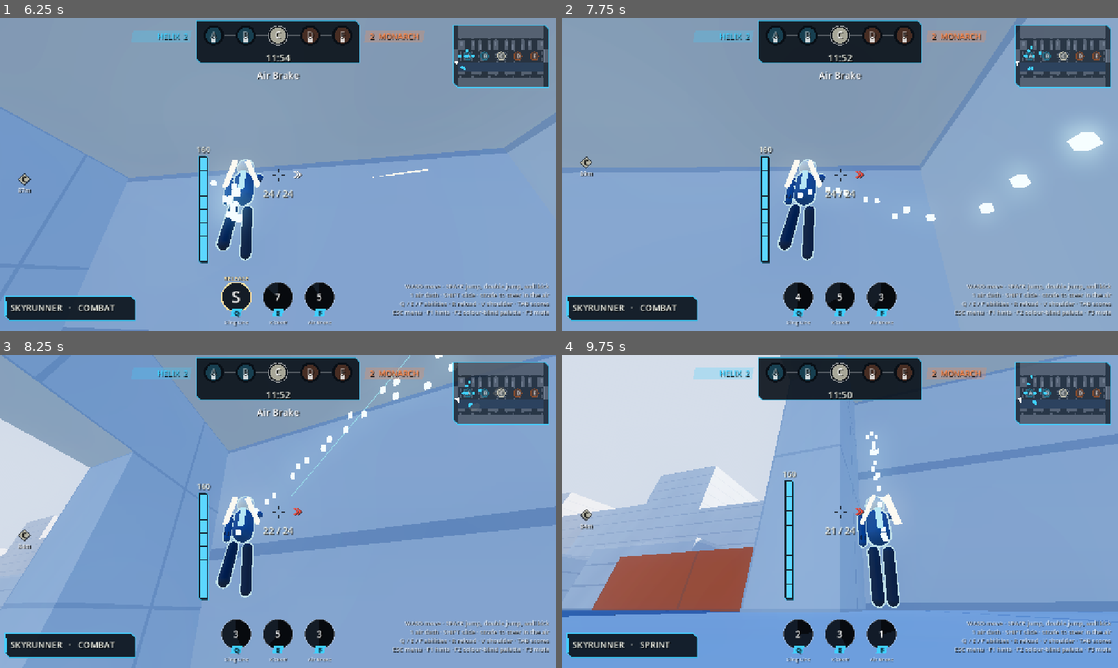
Above: before the commit, frames 1-4 (two rows, left to right).
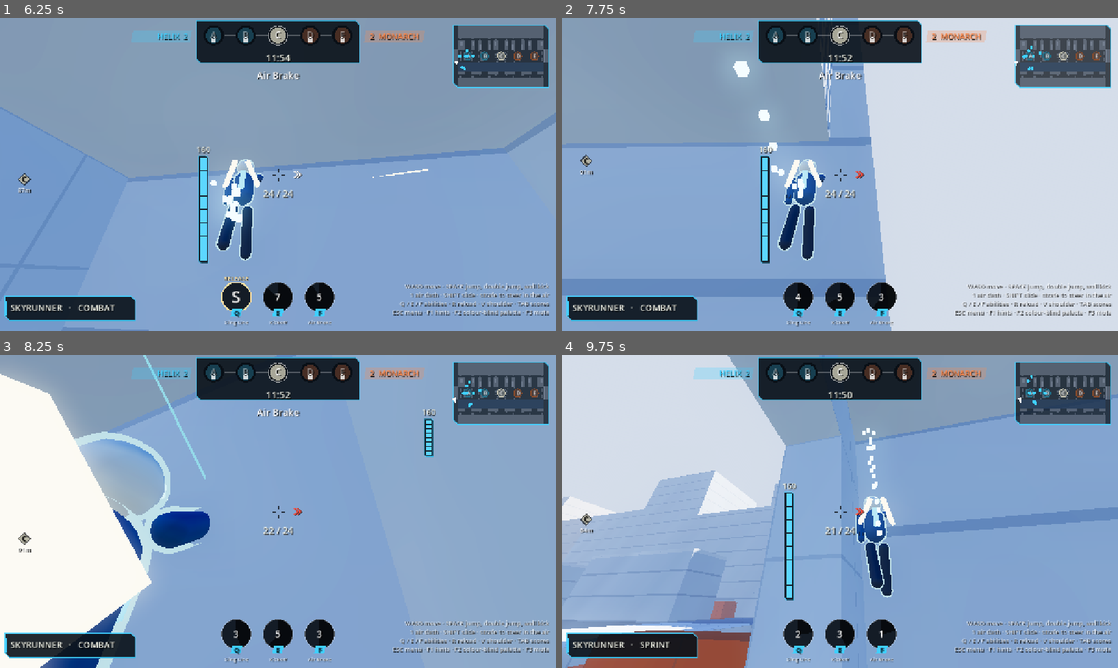
Above: after the commit, the same moments.

Repository: slimefromdq/hostile-takeover
Game: Godot game, scene res://scenes/main.tscn
Two runs of this game, one before a commit and one after it. Both use one fixed random seed, a clock stepped at 60 frames per second and the inputs below.
Inputs (mouse positions are in pixels of both pictures, inside the frame that each line leads up to):
- Up to frame 1 (6.25 s): click "Play offline · 10v10 bots" at 0.5 s; tap Enter at 1.25 s; move the mouse to (305, 174) at 1.27 s; hold Right mouse button (alt) 1.28-2.03 s; hold W (forward) from 1.28 s (still down); click (305, 174) at 1.42 s; tap Space (jump) at 1.52, 1.82, 2.27, 2.57, 3.05, 3.6, 3.77, 4.07, 4.52, 4.82, 5.27, 5.57, 6.05 s; tap 1 (dash) at 1.55, 2.1, 4.55 s; move the mouse to (250, 174) at 2.02 s; tap Shift (slide) at 2.3, 5.3 s; move the mouse to (289, 168) at 2.77 s; hold Shift (slide) 2.78-3.53 s; move the mouse to (272, 180) at 3.52 s; click (272, 180) at 3.67 s; right-click (272, 180) at 3.8 s; move the mouse to (316, 177) at 4.27 s; tap Q (ability1) at 4.35 s; tap R (reload) at 4.9 s; move the mouse to (233, 171) at 5.02 s; tap E (ability2) at 5.1 s; move the mouse to (283, 174) at 5.77 s; hold F (ability3) from 5.78 s (still down); click (283, 174) at 5.92 s
- Up to frame 2 (7.75 s): move the mouse to (817, 168) at 6.52 s; release W (forward) at 6.53 s; release F (ability3) at 6.53 s; hold D (right) 6.53-7.28 s; right-click (817, 168) at 6.6 s; tap Space (jump) at 6.77, 7.07, 7.52 s; move the mouse to (867, 174) at 7.27 s; hold W (forward) from 7.28 s (still down); tap 1 (dash) at 7.35 s
- Up to frame 3 (8.25 s): keep holding W (forward); tap Space (jump) at 7.82 s; move the mouse to (250, 511) at 8.02 s; click (250, 511) at 8.1 s
- Up to frame 4 (9.75 s): tap Space (jump) at 8.27, 8.57, 9.05 s; tap Shift (slide) at 8.3 s; move the mouse to (851, 505) at 8.77 s; hold Tab (scoreboard) 8.78-9.53 s; move the mouse to (834, 517) at 9.52 s; release W (forward) at 9.53 s; hold A (left) from 9.53 s (still down); tap V (shoulder) at 9.6 s

Frame 1 is identical in both runs. In frame 2, 48% of the frame differs, in the area x 0-100%, y 0-100%; in frame 3, 30%; in frame 4, 22%.

Commit message:
Add wall run: auto-attach along walls, slow sag, kick exit
Airborne and moving along a wall (within about 45 degrees) with forward
held at 5+ m/s attaches a wall run for 0.9 s (1.4 s under Hot Lap). Speed
is kept (capped 12/14 m/s), gravity drops to 15% and ramps back over the
last 0.3 s. Space exits through the existing wall-kick path at full
strength. Restores neither double jump nor dash; dash, climb, zip and
grapple end it, and a 0.35 s cooldown follows. State is synced in
snapshots. Also fixes change_class not resetting the new slide, coyote and
jump-buffer state (indentation mismatch in an earlier edit). Tests and
README added.

Co-Authored-By: Claude Sonnet 5.5 <noreply@anthropic.com>
Claude-Session: https://claude.ai/code/session_01XHBb9Vx4sMwNDTz59uEdut

Diff:
--- a/scripts/fighter.gd
+++ b/scripts/fighter.gd
@@ -40,6 +40,20 @@
 const COYOTE_TIME := 0.12
 const JUMP_BUFFER := 0.12
 const WALL_KICK_REACH := 1.1
+# Wall run: auto-attaches to a wall you are moving along, holds height with a slow sag, and exits with a wall kick.
+const WALL_RUN_MIN_SPEED := 5.0
+const WALL_RUN_TIME := 0.9
+const WALL_RUN_TIME_HOT_LAP := 1.4
+const WALL_RUN_GRAVITY := 0.15
+const WALL_RUN_SAG_TIME := 0.3
+const WALL_RUN_STICK := 2.0
+const WALL_RUN_REACH := 0.85
+const WALL_RUN_COOLDOWN := 0.35
+const WALL_RUN_SPEED_CAP := 12.0
+const WALL_RUN_SPEED_CAP_HOT_LAP := 14.0
+const WALL_RUN_MAX_RISE := 1.0
+const WALL_RUN_ENTRY_FALL := 3.0
+const WALL_RUN_PROBE_ANGLES := [PI / 2.0, -PI / 2.0, PI / 4.0, -PI / 4.0]
 const MANTLE_SPEED := 8.5
 const MANTLE_HEAD_CLEARANCE := 2.6
 const MANTLE_REACH := 1.2
@@ -87,6 +101,10 @@
 var sliding: bool = false
 var slide_cd: float = 0.0
 var slide_grace: float = 0.0
+var wall_running: bool = false
+var wall_run_time: float = 0.0
+var wall_run_normal: Vector3 = Vector3.ZERO
+var wall_run_cd: float = 0.0
 var coyote_time: float = 0.0
 var jump_buffer: float = 0.0
 # Map verbs (scripts/map_verbs.gd): cable riding, climbing and cooldowns.
@@ -263,6 +281,7 @@
 		zip_id = -1
 		climbing = false
 		sliding = false
+		wall_running = false
 		return
 	idle_weapon += dt
 	if held & 3:
@@ -286,6 +305,7 @@
 	movement_edges = MapVerbs.pre_move(self, dt, movement_edges, grounded)
 	if zip_id >= 0:
 		sliding = false
+		wall_running = false
 		MapVerbs.zip_move(self, dt, movement_edges)
 		move_and_slide()
 		MapVerbs.zip_after_slide(self)
@@ -297,19 +317,27 @@
 		speed *= 0.55
 	_update_slide_state(grounded, dt)
 	dash_time = maxf(0.0, dash_time - dt)
+	_update_wall_run(grounded, desired, dt)
 	if sliding:
 		_slide_step(desired, dt)
 	elif grounded:
 		var rate := GROUND_ACCEL if desired.length() > 0.05 else GROUND_FRICTION
 		velocity.x = move_toward(velocity.x, desired.x * speed, rate * dt)
 		velocity.z = move_toward(velocity.z, desired.z * speed, rate * dt)
+	elif wall_running:
+		_wall_run_step(dt)
 	elif dash_time > 0.0:
 		velocity.x = dash_velocity.x
 		velocity.z = dash_velocity.z
 	else:
 		_air_steer(desired, dt)
 	if not grounded:
-		velocity.y -= GRAVITY * (0.35 if dash_time > 0.0 else 1.0) * dt
+		var gravity_scale := 1.0
+		if dash_time > 0.0:
+			gravity_scale = 0.35
+		elif wall_running:
+			gravity_scale = lerpf(1.0, WALL_RUN_GRAVITY, clampf(wall_run_time / WALL_RUN_SAG_TIME, 0.0, 1.0))
+		velocity.y -= GRAVITY * gravity_scale * dt
 	else:
 		velocity.y = -0.1
 	# Input forgiveness: a press shortly before a landing or wall still counts, and a jump just after
@@ -325,6 +353,7 @@
 	if movement_edges & 2 and not grounded and air_dash:
 		air_dash = false
 		dash_cd = DASH_COOLDOWN
+		_end_wall_run()
 		var dash_dir := desired.normalized() if desired.length() > 0.1 else horizontal_direction()
 		dash_time = DASH_TIME
 		dash_velocity = dash_dir * DASH_SPEED
@@ -408,6 +437,68 @@
 		sliding = false
 		slide_cd = SLIDE_COOLDOWN
 
+func _end_wall_run() -> void:
+	if wall_running:
+		wall_running = false
+		wall_run_cd = WALL_RUN_COOLDOWN
+
+func _wall_ray(dir: Vector3) -> Dictionary:
+	var origin := global_position + Vector3.UP
+	var hit: Dictionary = game.ray(origin, origin + dir * WALL_RUN_REACH, [get_rid()], 1 | 4)
+	if not hit.is_empty() and absf(hit.normal.y) >= 0.3:
+		return {}
+	return hit
+
+# Attach while airborne, holding forward, at speed along a wall (at most about 45 degrees into it, so
+# a head-on hit stays a plain wall kick); stay on while the wall, speed and input hold out.
+func _update_wall_run(grounded: bool, desired: Vector3, dt: float) -> void:
+	wall_run_cd = maxf(0.0, wall_run_cd - dt)
+	if grounded or climbing or grapple_time > 0.0 or rush_time > 0.0 or dash_time > 0.0:
+		_end_wall_run()
+		return
+	var forward: bool = movement.y < -0.1
+	var horizontal := Vector3(velocity.x, 0, velocity.z)
+	if wall_running:
+		wall_run_time -= dt
+		var wall := _wall_ray(-wall_run_normal)
+		var normal := Vector3(wall.normal.x, 0, wall.normal.z).normalized() if not wall.is_empty() else Vector3.ZERO
+		if wall_run_time <= 0.0 or not forward or horizontal.length() < WALL_RUN_MIN_SPEED or normal.dot(wall_run_normal) < 0.7:
+			_end_wall_run()
+		else:
+			wall_run_normal = normal
+		return
+	if wall_run_cd > 0.0 or not forward or horizontal.length() < WALL_RUN_MIN_SPEED:
+		return
+	var heading := horizontal.normalized()
+	for angle in WALL_RUN_PROBE_ANGLES:
+		var wall := _wall_ray(heading.rotated(Vector3.UP, angle))
+		if wall.is_empty():
+			continue
+		var normal := Vector3(wall.normal.x, 0, wall.normal.z).normalized()
+		var tangent := horizontal - normal * horizontal.dot(normal)
+		var along := tangent.length()
+		if along < WALL_RUN_MIN_SPEED or -horizontal.dot(normal) > along or desired.dot(tangent / along) < 0.3:
+			continue
+		wall_running = true
+		wall_run_normal = normal
+		wall_run_time = WALL_RUN_TIME_HOT_LAP if hot_lap > 0.0 else WALL_RUN_TIME
+		velocity.y = clampf(velocity.y, -WALL_RUN_ENTRY_FALL, WALL_RUN_MAX_RISE)
+		return
+
+# Keep speed along the wall (a gentle push into it holds contact); height only sags.
+func _wall_run_step(dt: float) -> void:
+	var horizontal := Vector3(velocity.x, 0, velocity.z)
+	var tangent := horizontal - wall_run_normal * horizontal.dot(wall_run_normal)
+	if tangent.length() < 0.01:
+		_end_wall_run()
+		return
+	var cap := WALL_RUN_SPEED_CAP_HOT_LAP if hot_lap > 0.0 else WALL_RUN_SPEED_CAP
+	var speed := move_toward(tangent.length(), cap, 18.0 * dt) if tangent.length() > cap else tangent.length()
+	var run := tangent.normalized() * speed - wall_run_normal * WALL_RUN_STICK
+	velocity.x = run.x
+	velocity.z = run.z
+	velocity.y = minf(velocity.y, WALL_RUN_MAX_RISE)
+
 # One jump press: ground jump (including coyote time), else wall kick, else the double jump.
 # Returns false when nothing was available so the caller can buffer the press. Buffered presses
 # never spend the double jump, which only a fresh press may use.
@@ -421,7 +512,7 @@
 			game.play_sfx(global_position, Sfx.Kind.JUMP)
 		return true
 	var origin := global_position + Vector3.UP
-	var wall: Dictionary = game.ray(origin, origin + horizontal_direction() * WALL_KICK_REACH, [get_rid()], 1 | 4)
+	var wall: Dictionary = {"normal": wall_run_normal} if wall_running else game.ray(origin, origin + horizontal_direction() * WALL_KICK_REACH, [get_rid()], 1 | 4)
 	if wall.is_empty():
 		for offset in [Vector3.RIGHT, Vector3.LEFT, Vector3.BACK]:
 			wall = game.ray(origin, origin + Basis(Vector3.UP, yaw) * offset * WALL_KICK_REACH, [get_rid()], 1 | 4)
@@ -433,6 +524,9 @@
 		else:
 			wall_repeats = 0
 		wall_normal = wall.normal
+		if wall_running:
+			velocity += wall.normal * WALL_RUN_STICK # cancel the contact push so the kick is full strength
+		_end_wall_run()
 		velocity += wall.normal * (WALL_KICK_PUSH_SKYRUNNER if class_id == 0 else WALL_KICK_PUSH)
 		velocity.y = WALL_KICK_UP / (1.0 + wall_repeats * 0.5)
 		dash_time = 0.0
@@ -505,6 +599,13 @@
 	cooldowns.assign([0.0, 0.0, 0.0])
 	dash_time = 0.0
 	dash_cd = 0.0
+	sliding = false
+	slide_cd = 0.0
+	slide_grace = 0.0
+	coyote_time = 0.0
+	jump_buffer = 0.0
+	wall_running = false
+	wall_run_cd = 0.0
 	air_dash = true
 	air_jump = true
 	reload_timer = 0
@@ -573,7 +674,7 @@
 	collision_layer = 0 if hidden else 2
 
 func pack() -> Dictionary:
-	return {"id": fighter_id, "team": team, "class": class_id,  …(480 unchanged characters)… k": kills, "d": deaths, "sl": sliding, "zip": zip_id, "zt": zip_t, "zd": zip_dir, "zs": zip_speed, "climb": climbing}
+	return {"id": fighter_id, "team": team, "class": class_id,  …(480 unchanged characters)… k": kills, "d": deaths, "sl": sliding, "wr": wall_running, "wrt": wall_run_time, "wrn": wall_run_normal, "zip": zip_id, "zt": zip_t, "zd": zip_dir, "zs": zip_speed, "climb": climbing}
 
 func unpack(data: Dictionary, local: bool) -> void:
 	if class_id != data["class"] or weapon_id != data.get("w", 0):
@@ -611,6 +712,9 @@
 	gun_buff = data.gun_buff
 	melee_buff = data.melee_buff
 	sliding = data.get("sl", false)
+	wall_running = data.get("wr", false)
+	wall_run_time = data.get("wrt", 0.0)
+	wall_run_normal = data.get("wrn", Vector3.ZERO)
 	zip_id = data.get("zip", -1)
 	zip_t = data.get("zt", 0.0)
 	zip_dir = data.get("zd", 1)
--- a/tests/run_tests.gd
+++ b/tests/run_tests.gd
@@ -228,6 +228,7 @@
 	await test_air_movement()
 	await test_input_forgiveness()
 	await test_slide_jump()
+	await test_wall_run()
 	test_visual_pipeline()
 	test_effect_pool()
 	test_sfx()
@@ -744,6 +745,72 @@
 	check(speeds[2] < 12.1, "slide-jump boost stops at the speed cap (%.2f)" % speeds[2])
 	await physics_frame
 
+func test_wall_run() -> void:
+	await physics_frame
+	var p: Fighter = game.local_player()
+	p.change_class(1)
+	p.held = 0
+	# The proving-ground end wall faces -x at x=89.5; running along -z keeps it on the right-hand side.
+	var start := O + Vector3(88.9, 6.0, 25.0)
+	p.yaw = 0.0
+	p.movement = Vector2(0, -1)
+	p.wall_normal = Vector3.ZERO
+	p.wall_repeats = 0
+	p.global_position = start
+	p.velocity = Vector3(0, 0, -9)
+	p.air_jump = false
+	p.air_dash = false
+	for i in range(3):
+		p.simulate_movement(1.0 / 60, 0)
+	check(p.wall_running, "running along a wall at speed attaches a wall run")
+	var top := p.global_position.y
+	var frames := 3
+	while p.wall_running and frames < 120:
+		p.simulate_movement(1.0 / 60, 0)
+		frames += 1
+	check(frames >= 45 and frames <= 66, "wall run lasts about 0.9 s (%d frames)" % frames)
+	check(top - p.global_position.y < 3.0, "wall run barely loses height (%.2f m, free fall is about 10 m)" % (top - p.global_position.y))
+	check(not p.air_jump and not p.air_dash, "wall run restores neither the double jump nor the dash")
+	check(p.wall_run_cd > 0.0, "ending a wall run starts a re-attach cooldown")
+	await physics_frame
+	# Space exits with the wall kick, away from the wall.
+	p.wall_run_cd = 0.0
+	p.global_position = start
+	p.velocity = Vector3(0, 0, -9)
+	for i in range(10):
+		p.simulate_movement(1.0 / 60, 0)
+	var attached := p.wall_running
+	p.simulate_movement(1.0 / 60, 1)
+	check(attached and not p.wall_running and p.velocity.x < -6.0 and p.velocity.y > 9.5, "jump kicks off a wall run away from the wall (%s)" % p.velocity)
+	await physics_frame
+	# Head-on contact and slow speed do not attach.
+	p.wall_run_cd = 0.0
+	p.yaw = -PI / 2
+	p.global_position = O + Vector3(88.4, 6.0, 10.0)
+	p.velocity = Vector3(9, 0, 0)
+	for i in range(3):
+		p.simulate_movement(1.0 / 60, 0)
+	check(not p.wall_running, "a head-on hit does not start a wall run")
+	await physics_frame
+	p.yaw = 0.0
+	p.global_position = start
+	p.velocity = Vector3(0, 0, -3)
+	for i in range(3):
+		p.simulate_movement(1.0 / 60, 0)
+	check(not p.wall_running, "moving too slowly does not start a wall run")
+	await physics_frame
+	# Skyrunner's Hot Lap runs longer.
+	p.change_class(0)
+	p.hot_lap = 2.0
+	p.movement = Vector2(0, -1)
+	p.global_position = start
+	p.velocity = Vector3(0, 0, -9)
+	for i in range(3):
+		p.simulate_movement(1.0 / 60, 0)
+	check(p.wall_running and p.wall_run_time > 1.2, "Hot Lap extends the wall run (%.2f s)" % p.wall_run_time)
+	p.change_class(1)
+	await physics_frame
+
 func test_air_movement() -> void:
 	# move_and_slide uses the physics delta only inside a physics frame, so each section starts on one.
 	await physics_frame
Not shown, changed: README.md
